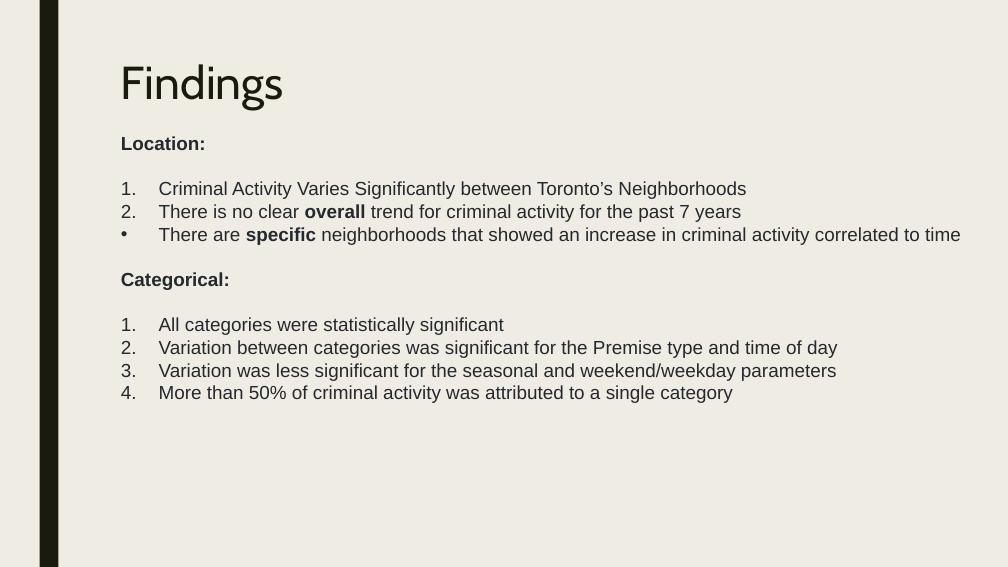
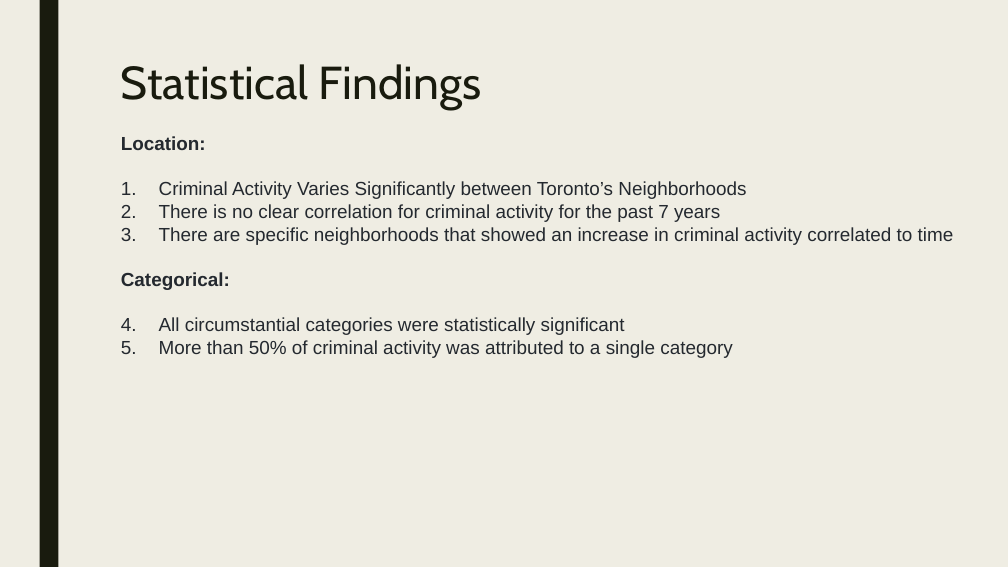
Before and after one commit to Ahmadhha/P1_T4_Test, a slide deck: slide 31 of Team4-version1.pptx. Drawn at 1008x567 pixels with LibreOffice and Linux fonts; fonts in the diff are those of the drawing. Boxes give left, top, right and bottom in pixels: in the first picture for what was removed or moved away, otherwise in the second. Text is boxed around its words. In the diff, an @@ line names an element or a change of style, - is before the commit and + after.

```diff
--- a/Team4-version1.pptx
+++ b/Team4-version1.pptx
@@ title at (121,64,482,110): text changed @@
-Findings
+Statistical Findings
@@ text at (159,204,720,222): text changed @@
-2. There is no clear overall trend for criminal activity for the past 7 years
+2. There is no clear correlation for criminal activity for the past 7 years
@@ text at (159,227,954,245): bold off in "specific"; bullet • to 1. @@
@@ text at (159,317,625,335): text changed @@
-1. All categories were statistically significant
-2. Variation between categories was significant for the Premise type and time of day
-3. Variation was less significant for the seasonal and weekend/weekday parameters
+1. All circumstantial categories were statistically significant
```
Also in this commit, not shown: 1 other slide changed, 1 slide added.
